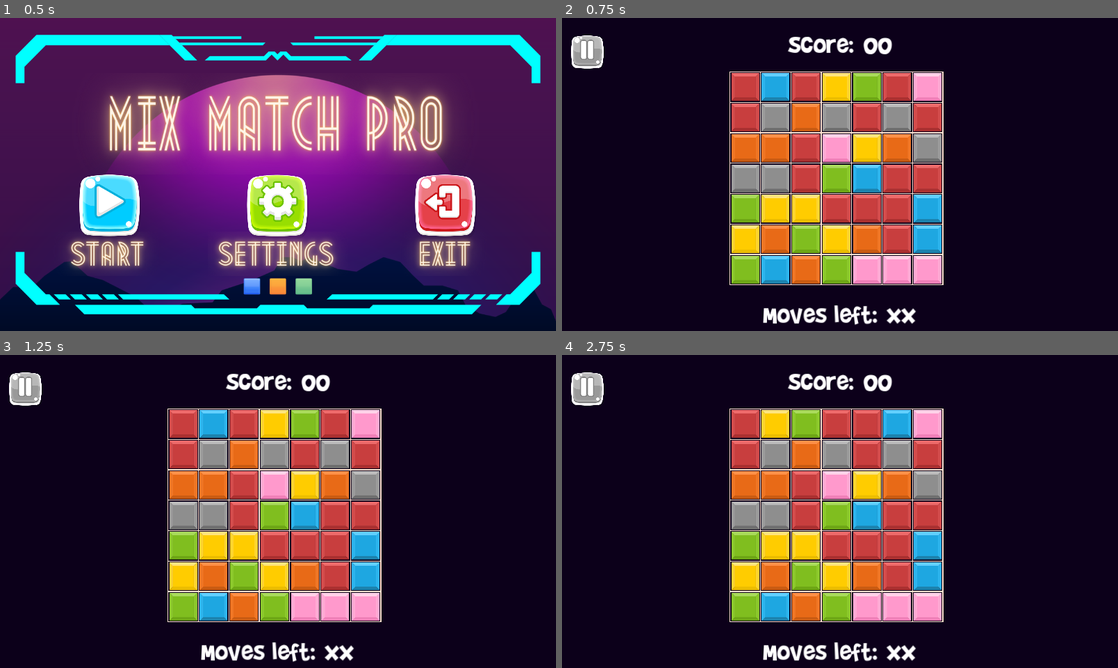
Above: before the commit, frames 1-4 (two rows, left to right).
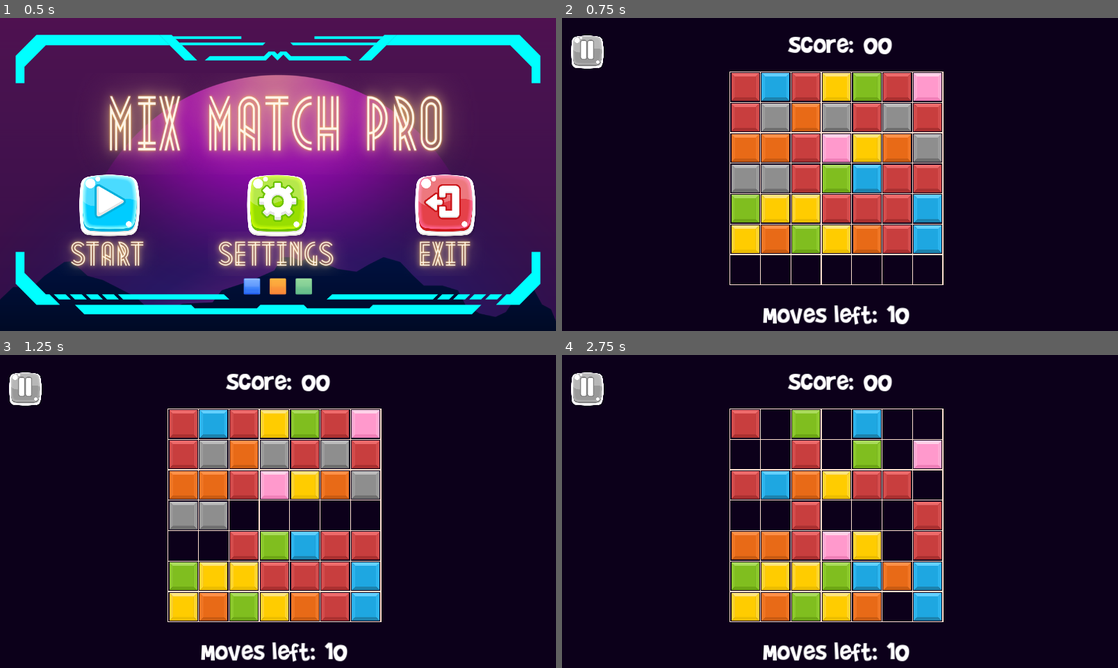
Above: after the commit, the same moments.

Repository: bonsaipropaganda/match-3-with-a-twist
Game: Godot game, scene res://Content/main.tscn
The game is run twice, just before and just after one commit, with the same random seed, the same clock (stepped at 60 frames per second) and the same inputs. The engine's default icon, where the game draws it, is replaced by a stand-in: a white triangle on a blue panel in a dark square.
Inputs (mouse positions are in pixels of both pictures, inside the frame that each line leads up to):
- Up to frame 1 (0.5 s): no input
- Up to frame 2 (0.75 s): click (673, 205) at 0.5 s
- Up to frame 3 (1.25 s): no input
- Up to frame 4 (2.75 s): drag from (745, 423) to (901, 423) at 1.27 s; drag from (745, 423) to (901, 423) at 2.02 s

Frame 1 is identical in both runs. In frame 2, 3.3% of the frame differs, in the area x 30-69%, y 76-98%; in frame 3, 10%; in frame 4, 20%, in the area x 30-69%, y 17-98%.

Commit message:
Segment code correctly done / bugged

Diff:
--- a/Content/Grid/grid.tscn
+++ b/Content/Grid/grid.tscn
@@ -7,7 +7,7 @@
 script = ExtResource("1_usxs7")
 
 [node name="Timer" type="Timer" parent="."]
-wait_time = 0.2
+wait_time = 0.5
 one_shot = true
 
 [connection signal="timeout" from="Timer" to="." method="_on_timer_timeout"]
--- a/Content/UserInterface/game_ui.gd
+++ b/Content/UserInterface/game_ui.gd
@@ -18,3 +18,10 @@
 
 func set_score(count: int) -> void:
 	%ScoreLabel.text = "%2d" % [count]
+
+
+func _on_grid_move_left_changed(value):
+	set_moves_left(value)
+
+func _on_grid_score_changed(value):
+	set_score(value)
--- a/Content/game_scene.gd
+++ b/Content/game_scene.gd
@@ -6,3 +6,8 @@
 
 func _on_game_over() -> void:
 	menu_holder.open_menu(&"GameOver")
+
+
+
+func _on_grid_game_over():
+	_on_game_over()
--- a/Content/game_scene.tscn
+++ b/Content/game_scene.tscn
@@ -15,3 +15,7 @@
 [node name="CanvasLayer" type="CanvasLayer" parent="."]
 
 [node name="GameUI" parent="CanvasLayer" instance=ExtResource("3_0gh26")]
+
+[connection signal="game_over" from="Grid" to="." method="_on_grid_game_over"]
+[connection signal="move_left_changed" from="Grid" to="CanvasLayer/GameUI" method="_on_grid_move_left_changed"]
+[connection signal="score_changed" from="Grid" to="CanvasLayer/GameUI" method="_on_grid_score_changed"]
--- a/Operation Repair!/Grid.gd
+++ b/Operation Repair!/Grid.gd
@@ -2,6 +2,9 @@
 extends Node2D
 class_name Grid
 
+signal move_left_changed(value: int)
+signal score_changed(value: int)
+signal game_over()
 
 const GRID_COLOR = Color("fce1cf")
 const LINE_WIDTH = 2.0
@@ -16,6 +19,20 @@
 
 @onready var tile_scene := preload("res://Content/Tile/tile.tscn")
 
+var move_left: int = 10:
+	set(value):
+		move_left = value
+		move_left_changed.emit(value)
+		if value <= 0:
+			# TODO: game over should be at the end of the grid update (when nothing moves anymore)
+			game_over.emit()
+
+# score stuff
+var score: int = 0:
+	set(value):
+		score = value
+		score_changed.emit(value)
+
 var tiles:Array[Tile] = []
 
 var done_updating := false
@@ -23,20 +40,33 @@
 func _ready():
 	if !Engine.is_editor_hint():
 		$Timer.wait_time = TIMESTEP
-	for y in gridHeight:
+	for y in gridHeight-1:
 		for x in gridWidth:
 			add_tile(Vector2(x,y))
 
+	move_left_changed.emit(move_left)
+
 	await get_tree().create_timer(.5).timeout
 	update_grid()
+	print(get_matched_tiles())
 
 func _process(delta):
 	if Engine.is_editor_hint():
 		queue_redraw()
+	else:
+		if !done_updating && $Timer.is_stopped():
+			$Timer.start()
+
+func _on_timer_timeout():
+	update_grid()
 
 func update_grid():
-	if not doneUpdating:
-		tiles_fall()
+	doneUpdating = true
+	tiles_fall()
+	if not doneUpdating: return
+	spawn_new_tiles()
+	if not doneUpdating: return
+	break_matched_tiles()
 
 func _draw():
 	# Vertical lines
@@ -61,8 +91,6 @@
 
 	new_tile.set_grid_position(_gridPos)
 
-
-
 func get_tile_at(_gridPos:Vector2)->Tile:
 	if len(tiles) == 0:
 		return null
@@ -77,9 +105,7 @@
 			if tile.can_fall():
 				tile.fall()
 				tileFell = true
-
-	if tileFell:
-		tiles_fall()
+				doneUpdating = false
 
 func valid_grid_pos(_gridPos:Vector2):
 	if 0 <= _gridPos.x and _gridPos.x < gridWidth and 0 <= _gridPos.y and _gridPos.y < gridHeight:
@@ -128,3 +154,40 @@
 				tilesToCheck.clear()
 
 	return matchedTiles
+
+func get_agacent_tiles(_tiles:Array):
+	var agacentTiles:Array[Tile]
+	var isAgacent = true
+	for tile in tiles:
+		for _tile in _tiles:
+			if _tile.gridPos == tile.gridPos and _tile.gridPos.distance_to(tile.gridPos) != 1:
+				isAgacent = false
+			if isAgacent and tile.has_stat(Tile.TileStats.BREAK_ON_ADJACENT_MATCH):
+				agacentTiles.append(tile)
+	return agacentTiles
+
+func break_matched_tiles():
+	var _tiles = get_matched_tiles()
+	for tile in _tiles:
+		if not tile.has_stat(Tile.TileStats.BREAK_ON_MATCH):
+			_tiles.erase(tile)
+	var agacentTiles = get_agacent_tiles(_tiles)
+
+	for tile in agacentTiles:
+		if not tile.has_stat(Tile.TileStats.BREAK_ON_ADJACENT_MATCH):
+			agacentTiles.erase(tile)
+
+	_tiles.append_array(agacentTiles)
+
+	if not _tiles.is_empty():
+		doneUpdating = false
+
+	for tile in _tiles:
+		tiles.erase(tile)
+		tile.queue_free()
+
+func spawn_new_tiles():
+	for x in gridWidth:
+		if get_tile_at(Vector2(x,0)) == null:
+			add_tile(Vector2(x,0))
+			doneUpdating = false
--- a/Operation Repair!/Tile.gd
+++ b/Operation Repair!/Tile.gd
@@ -21,7 +21,6 @@
 	GREY,
 	#GHOST,
 }
-
 enum TileStats{
 	CAN_SWAP,
 	CAN_FALL,
@@ -40,7 +39,6 @@
 	preload("res://art/pieces/unselected_grey.png"),
 	preload("res://art/pieces/unselected_ghost.png"),
 ]
-
 const tileStats = [
 	[TileStats.CAN_SWAP,TileStats.CAN_FALL,TileStats.BREAK_ON_MATCH],
 	[TileStats.CAN_SWAP,TileStats.CAN_FALL,TileStats.BREAK_ON_MATCH],
@@ -48,7 +46,7 @@
 	[TileStats.CAN_SWAP,TileStats.CAN_FALL,TileStats.BREAK_ON_MATCH],
 	[TileStats.CAN_SWAP,TileStats.CAN_FALL,TileStats.BREAK_ON_MATCH],
 	[TileStats.CAN_SWAP,TileStats.CAN_FALL,TileStats.BREAK_ON_MATCH],
-	[TileStats.CAN_SWAP,TileStats.BREAK_ON_ADJACENT_MATCH,TileStats.BREAK_ON_MATCH],
+	[TileStats.CAN_SWAP,TileStats.BREAK_ON_ADJACENT_MATCH,],
 	#[TileStats.CAN_SWAP,TileStats.BREAK_ON_PRESSURE],
 	]
 
@@ -73,6 +71,7 @@
 func set_grid_position(_gridPos:Vector2):
 	position = _gridPos * parentNode.tileScale + Vector2(parentNode.TILE_MARGIN, parentNode.TILE_MARGIN)
 	gridPos = _gridPos
+	parentNode.doneUpdating = false
 
 func get_tile_at(_gridPos:Vector2)->Tile:
 	if len(parentNode.tiles) == 0:
@@ -85,8 +84,6 @@
 func _on_input_event(_viewport, event: InputEvent, _shape_idx):
 	if event.is_action_pressed("click"):
 		clicked = true
-	if event.is_action_released("click"):
-		clicked = false
 
 func _on_tile_drag():
 	if clicked:
@@ -98,8 +95,13 @@
 		if abs(mouse_pos.y - my_pos.y) > tileScale/2 and can_swap(gridPos + Vector2(0, sign(mouse_pos.y - my_pos.y))):
 			if can_swap(gridPos + Vector2(0, sign(mouse_pos.y - my_pos.y))):
 				swap_to_position(gridPos + Vector2(0, sign(mouse_pos.y - my_pos.y)))
+	if not Input.is_action_pressed("click"):
+		clicked = false
 
 func can_swap(_gridPos:Vector2):
+	if not parentNode.doneUpdating:
+		return false
+
 	if not has_stat(TileStats.CAN_SWAP):
 		return false
 
@@ -109,6 +111,9 @@
 	return parentNode.valid_grid_pos(_gridPos)
 
 func swap_to_position(_gridPos:Vector2):
+
+	parentNode.move_left -= 1
+
 	if get_tile_at(_gridPos) == null:
 		set_grid_position(_gridPos)
 	else:
@@ -126,6 +131,7 @@
 	return parentNode.valid_grid_pos(gridPos+Vector2.DOWN)
 
 func fall():
+	clicked = false
 	set_grid_position(gridPos+Vector2.DOWN)
 
 func _process(delta):
